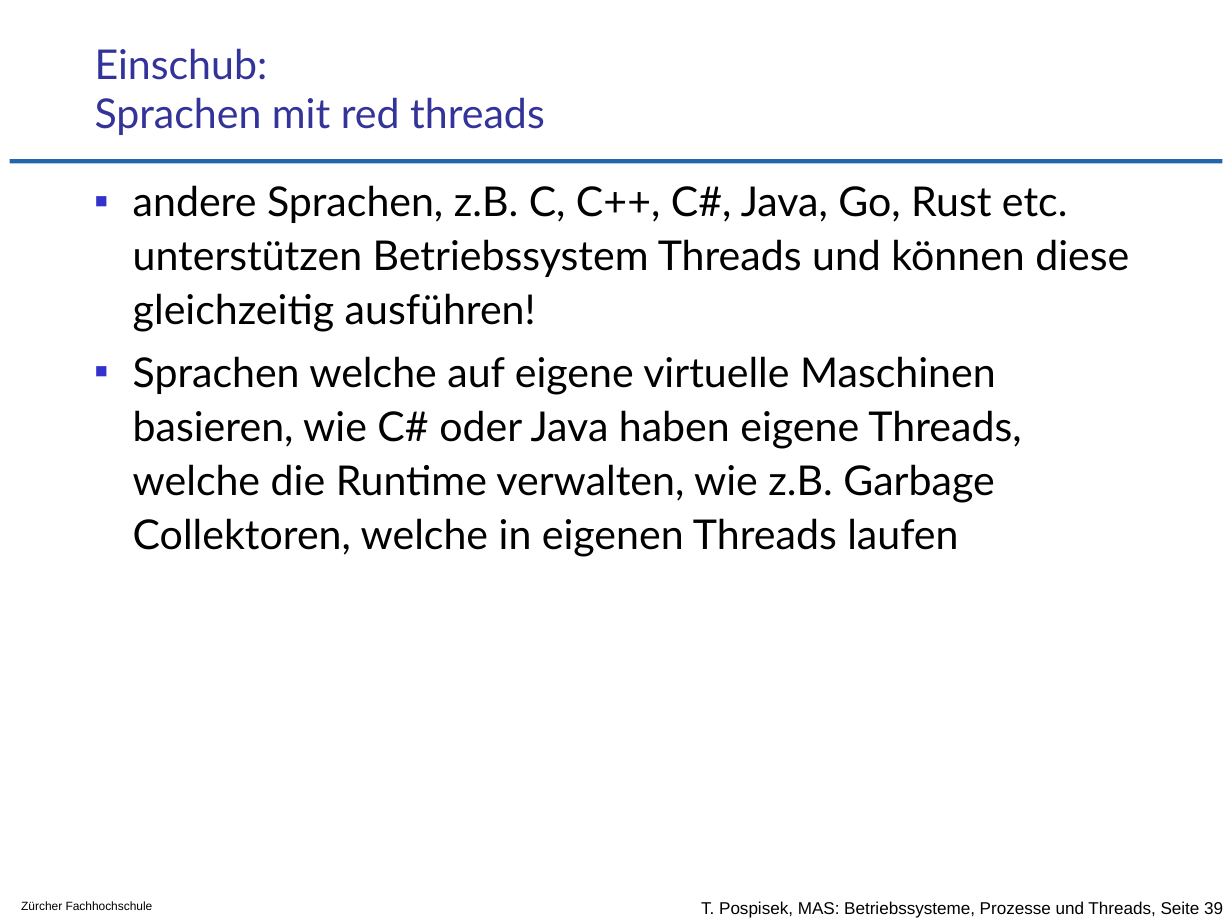
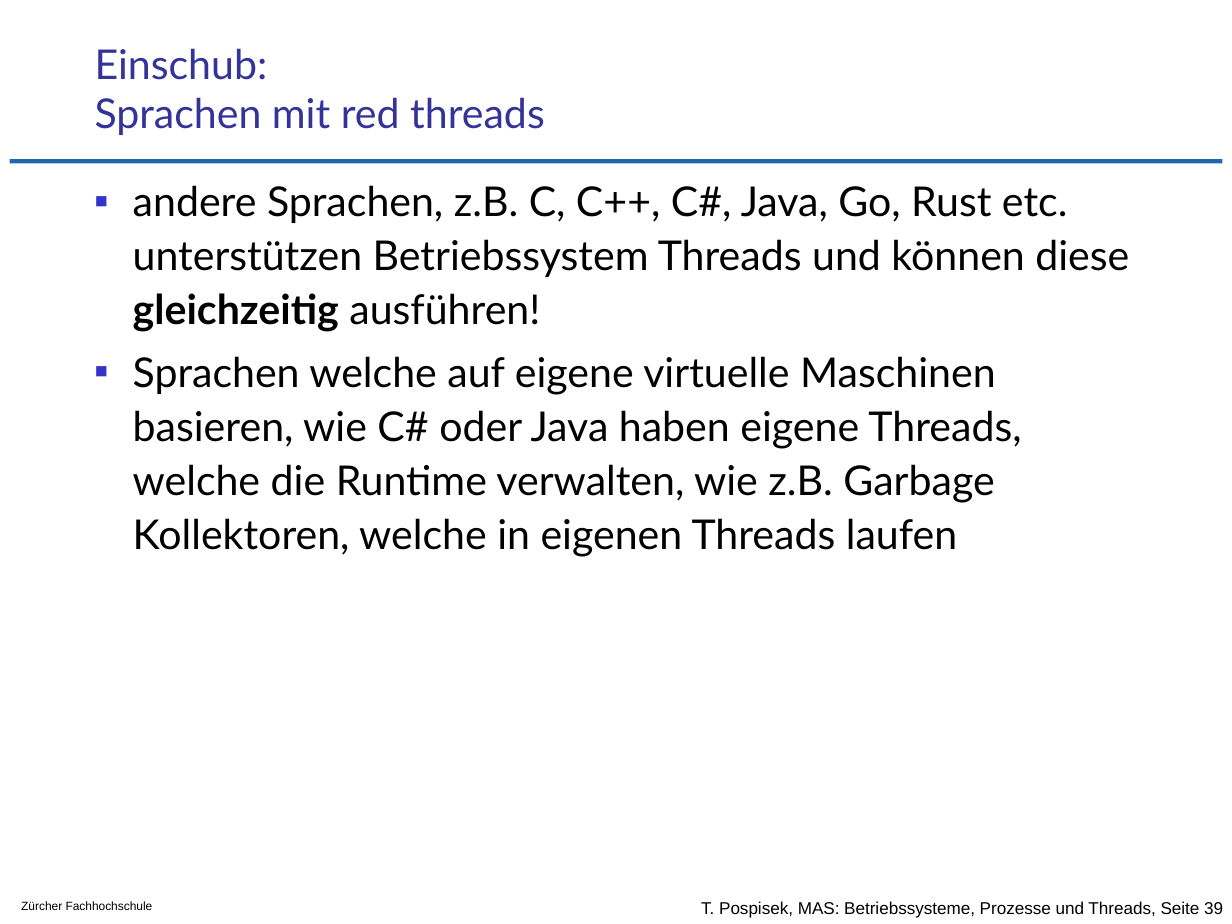
Before and after one commit to tpo/betriebssysteme, a slide deck: slide 39 of 05-2_Prozesse_und_Threads.odp. Drawn at 1232x924 pixels with LibreOffice and Linux fonts; fonts in the diff are those of the drawing; background and template pictures are left out. Boxes give left, top, right and bottom in pixels: in the first picture for what was removed or moved away, otherwise in the second. Text is boxed around its words. In the diff, an @@ line names an element or a change of style, - is before the commit and + after.

```diff
--- a/05-2_Prozesse_und_Threads.odp
+++ b/05-2_Prozesse_und_Threads.odp
@@ text at [133, 185, 1129, 332]: bold on in "gleichzeitig" @@
@@ text at [133, 356, 1021, 557]: text changed @@
-▪ Sprachen welche auf eigene virtuelle Maschinen basieren, wie C# oder Java haben eigene Threads, welche die Runtime verwalten, wie z.B. Garbage Collektoren, welche in eigenen Threads laufen
+▪ Sprachen welche auf eigene virtuelle Maschinen basieren, wie C# oder Java haben eigene Threads, welche die Runtime verwalten, wie z.B. Garbage Kollektoren, welche in eigenen Threads laufen
```
Also in this commit, not shown: 1 other slide changed.
